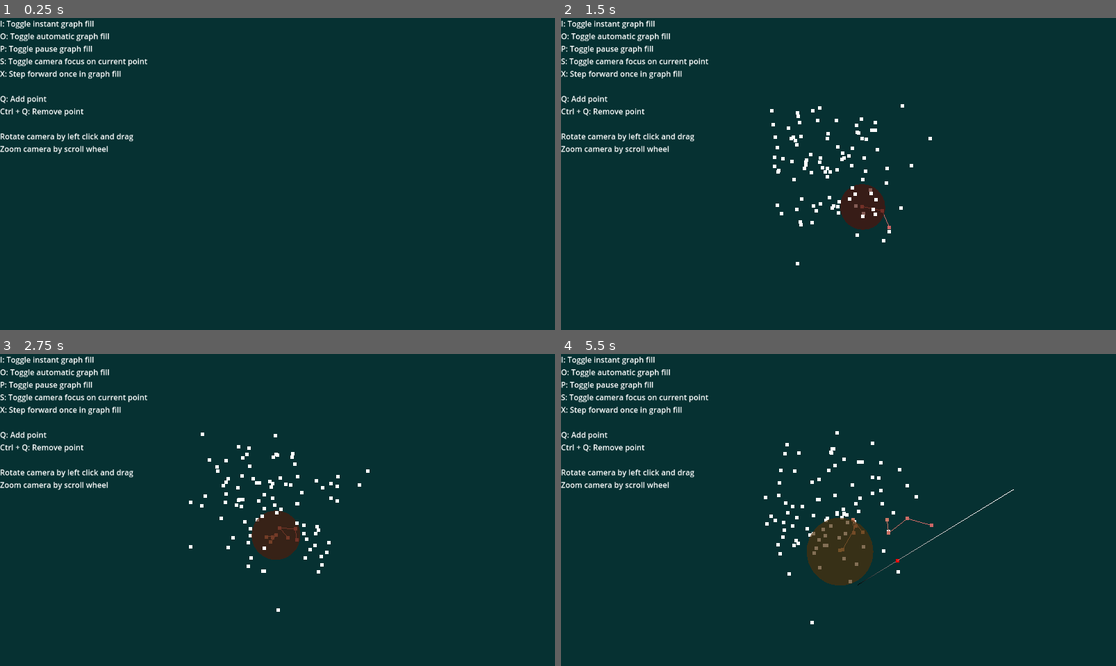
Above: before the commit, frames 1-4 (two rows, left to right).
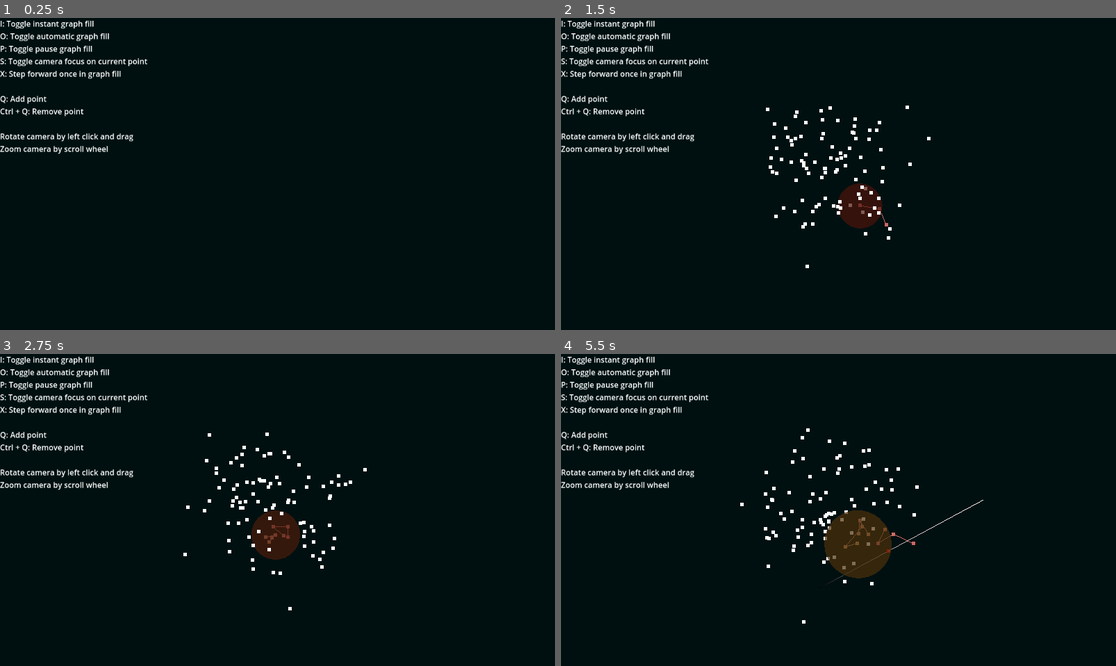
Above: after the commit, the same moments.

Repository: Homshnogen/Unit-Disk-Graph-3D
Game: Godot game, scene res://main.tscn
The game is run twice, just before and just after one commit, with the same random seed, the same clock (stepped at 60 frames per second) and the same inputs.
Inputs (mouse positions are in pixels of both pictures, inside the frame that each line leads up to):
- Up to frame 1 (0.25 s): no input
- Up to frame 2 (1.5 s): move the mouse to (960, 158) at 0.52 s; hold X (step_forward) 0.53-1.25 s; hold C (constant_camera_rotation, bound only after the commit) 0.53-1.25 s; click (960, 158) at 0.67 s; drag from (727, 189) to (810, 236) at 1.27 s
- Up to frame 3 (2.75 s): move the mouse to (333, 441) at 2.02 s; press the mouse at (333, 441) at 2.03 s; hold X (step_forward) from 2.03 s (still down); tap C (constant_camera_rotation, bound only after the commit) at 2.3 s
- Up to frame 4 (5.5 s): release X (step_forward) at 2.75 s; release the mouse at (894, 441) at 2.75 s; drag from (810, 572) to (672, 463) at 2.77 s; move the mouse to (1005, 556) at 3.52 s; hold C (constant_camera_rotation, bound only after the commit) 3.53-4.25 s; tap Q (place_point) at 3.6 s; drag from (672, 463) to (755, 432) at 4.27 s; move the mouse to (866, 510) at 5.02 s; hold C (constant_camera_rotation, bound only after the commit) from 5.03 s (still down); tap K (test) at 5.1 s; click (866, 510) at 5.17 s

The runs differ from the first frame. In frame 1, 98% of the frame differs, in the area x 0-100%, y 0-100%; in frame 2, 98%; in frame 3, 97%; in frame 4, 97%.

Commit message:
Added automatic camera rotation

Diff:
--- a/GimbalCamera.gd
+++ b/GimbalCamera.gd
@@ -13,6 +13,7 @@
 var place_hint_vertices : PackedVector3Array
 var place_hint_point : Vector3
 var place_hint_point_mesh : MeshInstance3D
+var cam_rot_active : bool
 # Called when the node enters the scene tree for the first time.
 func _ready():
 	active_pose = 0
@@ -80,9 +81,14 @@
 			place_hint_point_mesh.queue_free()
 		add_child(mesh_instance)
 		place_hint_point_mesh = mesh_instance
+
+	if cam_rot_active:
+		rotate_camera(0.003)
 	return
 	var tf := 1.0 - pow(0.01, delta) # 1 -> 0.99
 	camera.transform = camera.transform.interpolate_with(Poses[active_pose].transform, tf)
+	# Add a constant rotation to the camera to make it more interesting
+
 
 func drag_camera(x : float, y: float) :
 	rotate_camera(x)
@@ -163,6 +169,12 @@
 		else :
 			reparent(get_node("/root/Main"))
 			position = Vector3.ZERO
+
+	elif Input.is_action_pressed("constant_camera_rotation"):
+		if cam_rot_active:
+			cam_rot_active = false
+		elif not cam_rot_active:
+			cam_rot_active = true
 	pass
 
 func rotate_camera(angle : float):
--- a/new_environment.tres
+++ b/new_environment.tres
@@ -2,6 +2,6 @@
 
 [resource]
 background_mode = 1
-background_color = Color(0.0235294, 0.192157, 0.196078, 1)
+background_color = Color(0, 0.0627451, 0.0666667, 1)
 ambient_light_source = 1
 reflected_light_source = 1
--- a/project.godot
+++ b/project.godot
@@ -71,6 +71,11 @@
 "events": [Object(InputEventKey,"resource_local_to_scene":false,"resource_name":"","device":-1,"window_id":0,"alt_pressed":false,"shift_pressed":false,"ctrl_pressed":true,"meta_pressed":false,"pressed":false,"keycode":0,"physical_keycode":81,"key_label":0,"unicode":0,"echo":false,"script":null)
 ]
 }
+constant_camera_rotation={
+"deadzone": 0.5,
+"events": [Object(InputEventKey,"resource_local_to_scene":false,"resource_name":"","device":-1,"window_id":0,"alt_pressed":false,"shift_pressed":false,"ctrl_pressed":false,"meta_pressed":false,"pressed":false,"keycode":0,"physical_keycode":67,"key_label":0,"unicode":99,"echo":false,"script":null)
+]
+}
 
 [rendering]
 
